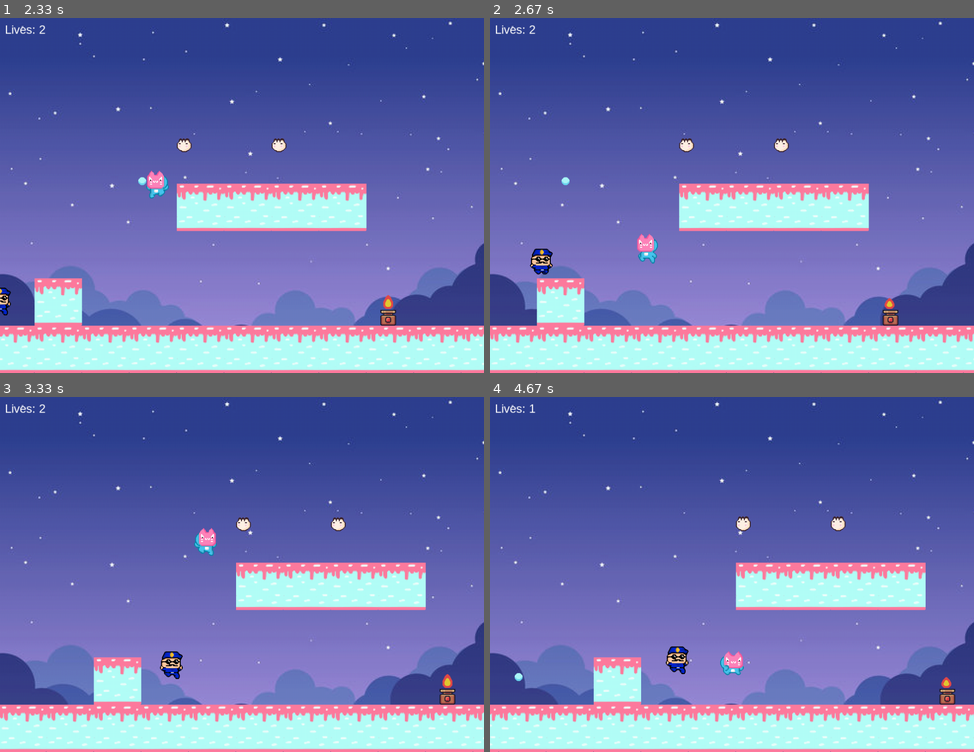
Above: before the commit, frames 1-4 (two rows, left to right).
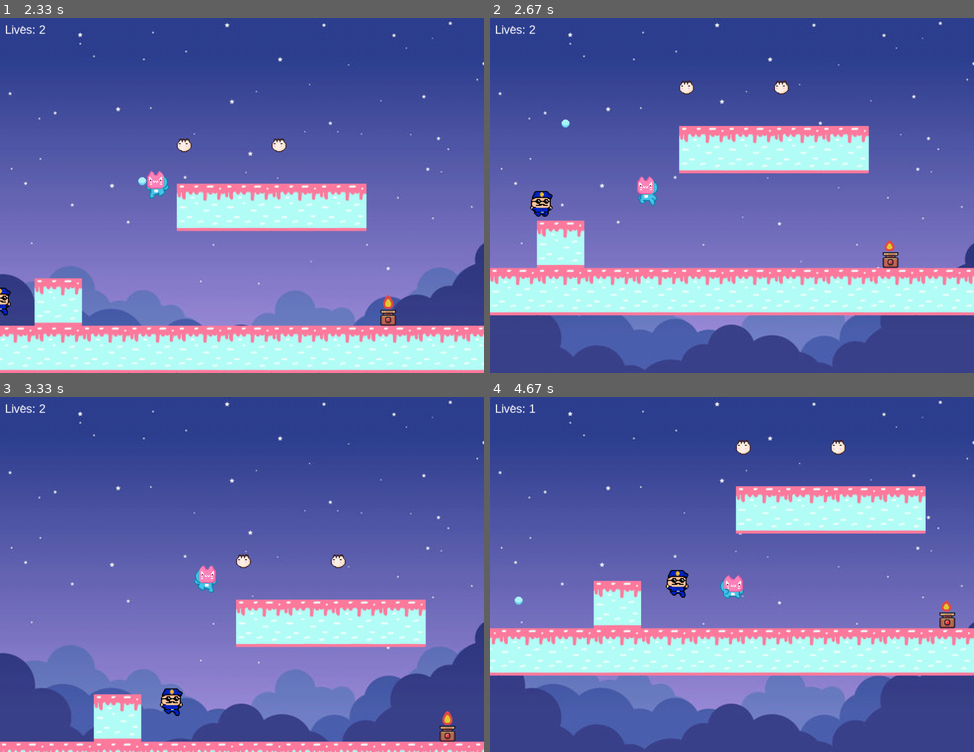
Above: after the commit, the same moments.

Repository: biancafu/pygame_hackathon
Game: pygame game, started from stage2.py
Same seed, same stepped clock (60 frames per second), same inputs: the game is played once before the commit and once after it.
Inputs:
- Up to frame 1 (2.33 s): click "Start Game" at 0.38 s; hold Left 1.67-2.2 s; tap S at 2.23 s
- Up to frame 2 (2.67 s): hold Left from 2.57 s (still down); tap Space at 2.63 s
- Up to frame 3 (3.33 s): tap Space at 2.93, 3.07 s; release Left at 2.97 s; hold Right from 3 s (still down)
- Up to frame 4 (4.67 s): tap Space at 3.37, 3.73, 4.03, 4.23, 4.53 s; release Right at 3.63 s; hold Left 3.67-4.13 s; tap S at 3.82 s; hold Right 4.17-4.63 s

Frame 1 is identical in both runs. In frame 2, 40% of the frame differs, in the area x 0-100%, y 17-100%; in frame 3, 24%; in frame 4, 40%, in the area x 0-100%, y 12-100%.

Commit message:
added vertical scroll

Diff:
--- a/stage2.py
+++ b/stage2.py
@@ -224,8 +224,8 @@
         self.rect = self.sprite.get_rect(topleft=(self.rect.x, self.rect.y))
         self.mask = pygame.mask.from_surface(self.sprite)  #sprite uses mask
 
-    def draw(self, window, offset_x):
-        window.blit(self.sprite, (self.rect.x - offset_x, self.rect.y))
+    def draw(self, window, offset_x, offset_y):
+        window.blit(self.sprite, (self.rect.x - offset_x, self.rect.y - offset_y))
 
 class Police(pygame.sprite.Sprite):
     COLOR = (255, 0, 0)
@@ -321,8 +321,8 @@
         self.rect = self.sprite.get_rect(topleft=(self.rect.x, self.rect.y))
         self.mask = pygame.mask.from_surface(self.sprite)  #sprite uses mask
 
-    def draw(self, window, offset_x):
-        window.blit(self.sprite, (self.rect.x - offset_x, self.rect.y))
+    def draw(self, window, offset_x, offset_y):
+        window.blit(self.sprite, (self.rect.x - offset_x, self.rect.y - offset_y))
 
 ###############################################################
 
@@ -337,8 +337,8 @@
         self.height = height
         self.name = name
 
-    def draw(self, window, offset_x):
-        window.blit(self.image, (self.rect.x - offset_x, self.rect.y))
+    def draw(self, window, offset_x, offset_y):
+        window.blit(self.image, (self.rect.x - offset_x, self.rect.y - offset_y))
 
 class Block(Object):
     def __init__(self, x, y, size):
@@ -672,7 +672,7 @@
 
 ########################################################
 
-def draw(window, player, objects, offset_x, police, bullets, collectibles, destination):
+def draw(window, player, objects, offset_x, offset_y, police, bullets, collectibles, destination):
     #draw background
     window.blit(BG_IMG, (0,0)) #position 0,0 (top left)
 
@@ -681,18 +681,18 @@
     window.blit(lives_text, (10, 10))
 
     for obj in objects:
-        obj.draw(window, offset_x)
+        obj.draw(window, offset_x, offset_y)
 
     for bullet in bullets:
-        bullet.draw(window, offset_x)
+        bullet.draw(window, offset_x, offset_y)
 
     for collectible in collectibles:
-        collectible.draw(window, offset_x)
-
-    destination.draw(window, offset_x)
-
-    player.draw(window, offset_x)
-    police.draw(window, offset_x)
+        collectible.draw(window, offset_x, offset_y)
+
+    destination.draw(window, offset_x, offset_y)
+
+    player.draw(window, offset_x, offset_y)
+    police.draw(window, offset_x, offset_y)
 
     pygame.display.update()
 
@@ -784,10 +784,19 @@
             #design
             objects.append([*floor,
                         Block(0, WIN_HEIGHT - block_size * 2, block_size),
-                        Block(block_size * 1, WIN_HEIGHT - block_size * 4, block_size),
+                        Block(block_size * 3, WIN_HEIGHT - block_size * 4, block_size),
                         Block(block_size * 4, WIN_HEIGHT - block_size * 4, block_size),
-
-                        Block(block_size * 6, WIN_HEIGHT - block_size * 5, block_size),
+                        Block(block_size * 4, WIN_HEIGHT - block_size * 4, block_size),
+                        Block(block_size * 5, WIN_HEIGHT - block_size * 5, block_size),
+                        Block(block_size * 6, WIN_HEIGHT - block_size * 6, block_size),
+                        Block(block_size * 7, WIN_HEIGHT - block_size * 8, block_size),
+                        Block(block_size * 8, WIN_HEIGHT - block_size * 10, block_size),
+                        Block(block_size * 9, WIN_HEIGHT - block_size * 12, block_size),
+                        Block(block_size * 10, WIN_HEIGHT - block_size * 13, block_size),
+                        Block(block_size * 11, WIN_HEIGHT - block_size * 15, block_size),
+                        Block(block_size * 12, WIN_HEIGHT - block_size * 16, block_size),
+                        Block(block_size * 13, WIN_HEIGHT - block_size * 17, block_size),
+                        Block(block_size * 14, WIN_HEIGHT - block_size * 18, block_size),
                         *traps, fire])
             destinations.append(Destination(1500, WIN_HEIGHT - block_size - 128, 32, 32))
             collectibles.append([heart1, heart2, speed, collectibles_bullets])
@@ -814,6 +823,9 @@
 
     offset_x = 0
     scroll_area_width = 320
+    #vertical scroll
+    offset_y = 0
+    scroll_area_height = 320
     run = True
     level_transition(window, player)
     while run:
@@ -905,11 +917,16 @@
         #make bullet disappear after collision
         if collided_bullet:
             bullets.remove(collided_bullet)
-        draw(window, player, objects, offset_x, police, bullets, collectibles, destination)
+        draw(window, player, objects, offset_x,offset_y, police, bullets, collectibles, destination)
 
         if ((player.rect.right - offset_x >= WIN_WIDTH - scroll_area_width) and player.x_vel > 0) or (#moving to the right, off the screen
             (player.rect.left - offset_x <= scroll_area_width) and player.x_vel < 0): #moving to the left, off the screen
             offset_x += player.x_vel
+
+        #vertical scroll
+        if ((player.rect.bottom - offset_y >= WIN_HEIGHT - scroll_area_height) and player.y_vel > 0) or (#moving downwards, off the screen
+            (player.rect.top - offset_y <= scroll_area_height) and player.y_vel < 0): #moving upwards, off the screen
+            offset_y += player.y_vel
 
     pygame.quit()
     quit()
